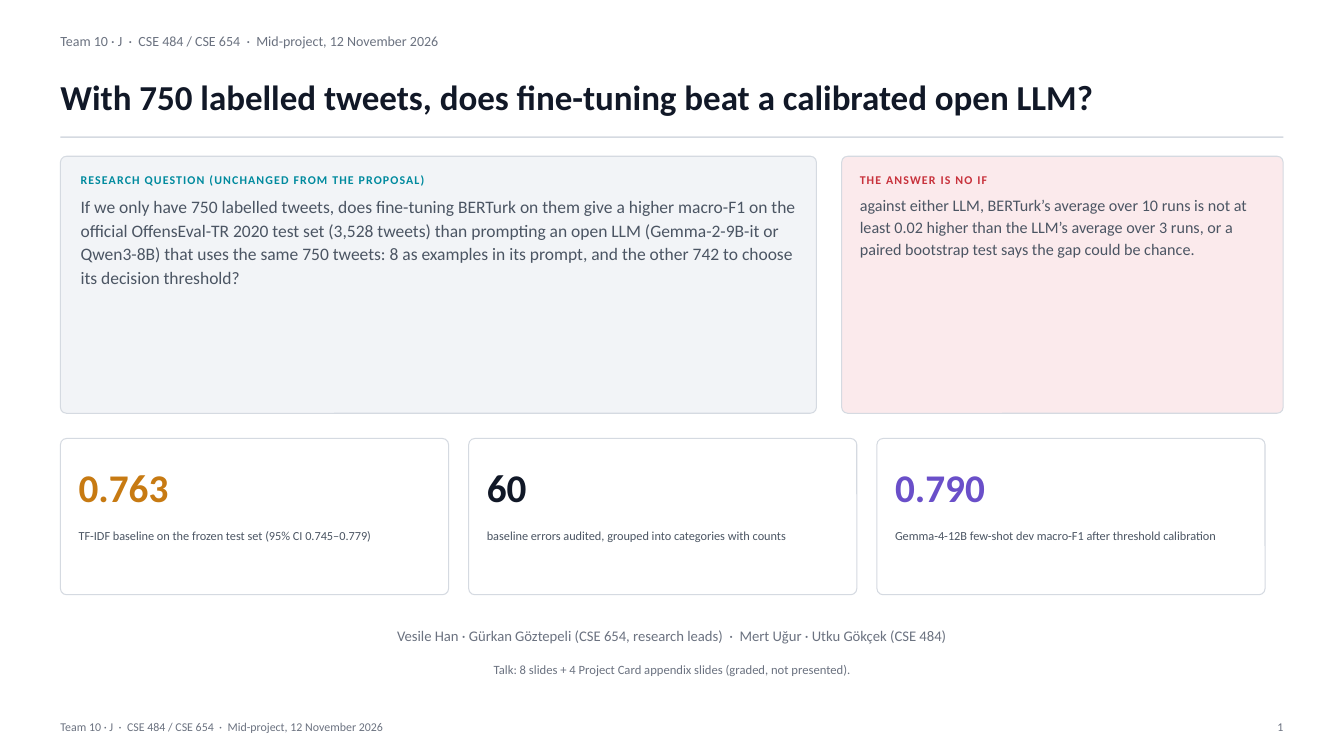
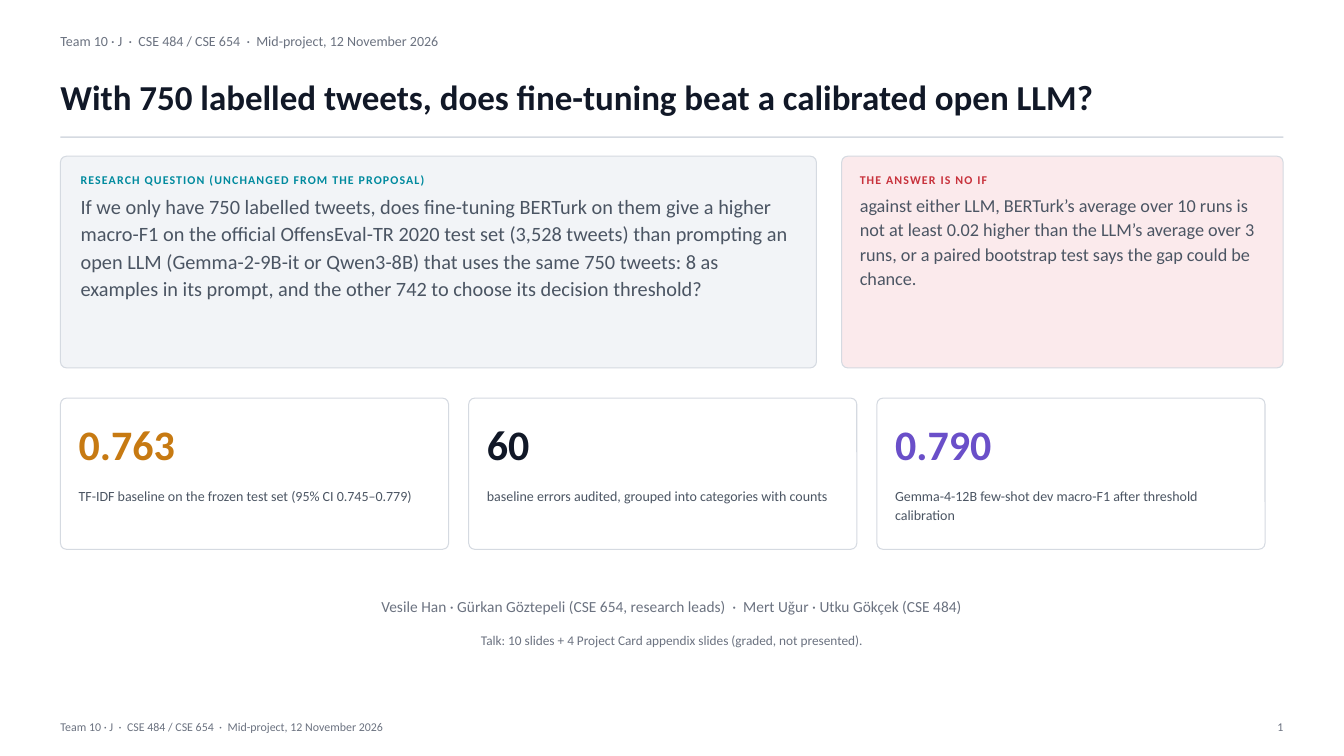
Before and after one commit to VesileHann/offenseval-tr-midproject, a slide deck: slide 1 of paper/Team10_MidProject.pptx. Drawn at 1344x756 pixels with LibreOffice and Linux fonts; fonts in the diff are those of the drawing. Boxes give left, top, right and bottom in pixels: in the first picture for what was removed or moved away, otherwise in the second. Text is boxed around its words. In the diff, an @@ line names an element or a change of style, - is before the commit and + after.

Commit message:
paper: improve slide typography and align with fine-tuning results

```diff
--- a/paper/Team10_MidProject.pptx
+++ b/paper/Team10_MidProject.pptx
@@ rounded rectangle: place and size @@
-rounded rectangle at [60,156,817,413]
+rounded rectangle at [60,156,817,368]
@@ rounded rectangle: place and size @@
-rounded rectangle at [842,156,1284,413]
+rounded rectangle at [842,156,1284,368]
@@ text "If we only have 750 ..." at [81,200,787,300]: size 12.5 to 14.5 pt @@
@@ text "against either LLM, BERTurk’s average ..." at [860,199,1254,285]: size 11.5 to 13 pt @@
@@ proportions changed in 5 elements at [60,156,817,368], [842,156,1284,368], [469,398,857,549], [877,398,1265,549], [60,398,449,549] @@
@@ rounded rectangle: place and size @@
-rounded rectangle at [60,439,449,595]
+rounded rectangle at [60,398,449,549]
@@ rounded rectangle: place and size @@
-rounded rectangle at [469,439,857,595]
+rounded rectangle at [469,398,857,549]
@@ rounded rectangle: place and size @@
-rounded rectangle at [877,439,1265,595]
+rounded rectangle at [877,398,1265,549]
@@ 3 texts: place and size @@
-3 texts at [79,475,985,503]
+3 texts at [79,431,991,461]
@@ size 28 to 30 pt in 3 elements at [79,431,175,461], [487,431,529,461], [895,432,991,461] @@
@@ text "TF-IDF baseline on the frozen ...": place and size @@
-text "TF-IDF baseline on the frozen ..." at [79,531,371,542]
+text "TF-IDF baseline on the frozen ..." at [79,491,412,503]
@@ text "baseline errors audited, grouped into ...": place and size @@
-text "baseline errors audited, grouped into ..." at [487,531,786,542]
+text "baseline errors audited, grouped into ..." at [487,491,828,504]
@@ size 8.8 to 10 pt in 3 elements at [79,491,412,503], [487,491,828,504], [895,491,1197,520] @@
@@ text "Gemma-4-12B few-shot dev macro-F1 after ...": place and size @@
-text "Gemma-4-12B few-shot dev macro-F1 after ..." at [895,531,1216,540]
+text "Gemma-4-12B few-shot dev macro-F1 after ..." at [895,491,1197,520]
@@ text "Vesile Han · Gürkan Göztepeli ...": place and size @@
-text "Vesile Han · Gürkan Göztepeli ..." at [397,630,946,644]
+text "Vesile Han · Gürkan Göztepeli ..." at [381,601,961,615]
@@ text "Vesile Han · Gürkan Göztepeli ..." at [381,601,961,615]: size 10.5 to 11 pt @@
@@ text at [481,635,863,647]: text changed; size 9 to 9.5 pt @@
-Talk: 8 slides + 4 Project Card appendix slides (graded, not presented).
+Talk: 10 slides + 4 Project Card appendix slides (graded, not presented).
```
Also in this commit, not shown: 13 other slides changed, 1 other file.
